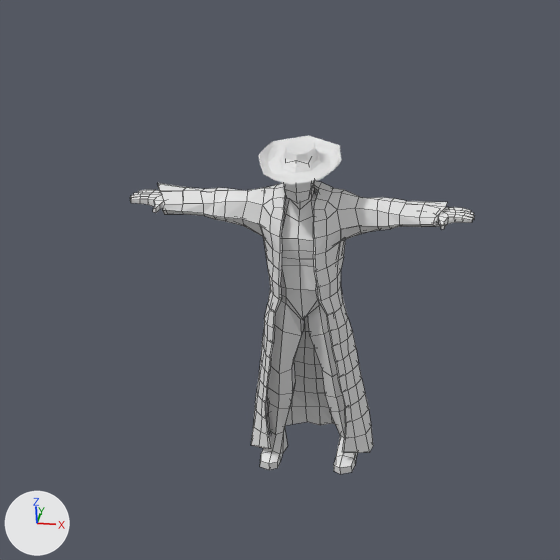
An edit to the Blender file Assets/Meshes/Eli.blend, drawn before and after from the same camera.
One viewpoint serves both versions: the file's camera 'Camera'. The lights are fixed; the arrows at lower left show +X, +Y and +Z. Mesh edges are drawn as thin lines on the coarser meshes.

In view in the first picture: 'Duster', 'Hat', 'HumanMale'.
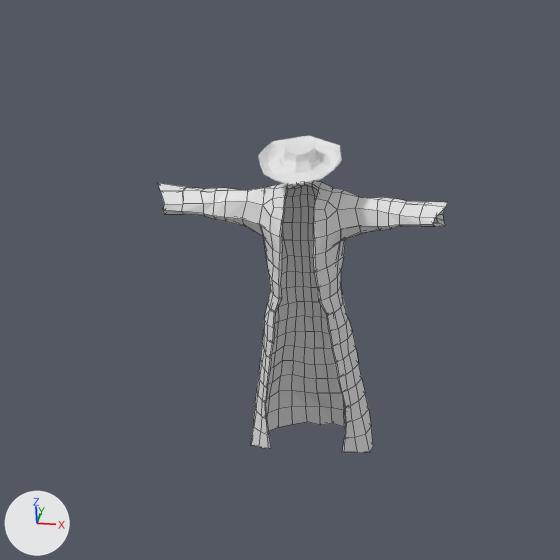
What changed in the scene script:
```text
Change ob_humanmale:
    add ob_humanmale.hide_viewport = True
```

Where the change shows, as pixel boxes [x1, y1, x2, y2] in the pictures (560 x 560 px):
'HumanMale', hidden: before [130, 181, 474, 474]
